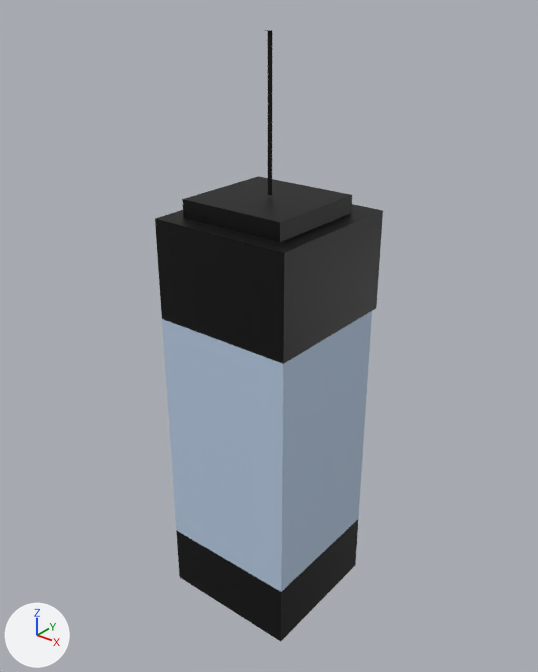
Renders of the glTF model assets/main_game_assets/building5.glb from each side of a commit.
Rendered twice from a 50 mm camera at (9.03, -11.26, 12.86) aimed at (-0.09, 0.13, 5.79). Arrows for +X, +Y and +Z are at lower left; the lights stay in place. The first picture is the older version. Where no turn or scale is listed for an object, it has been applied to the vertices.
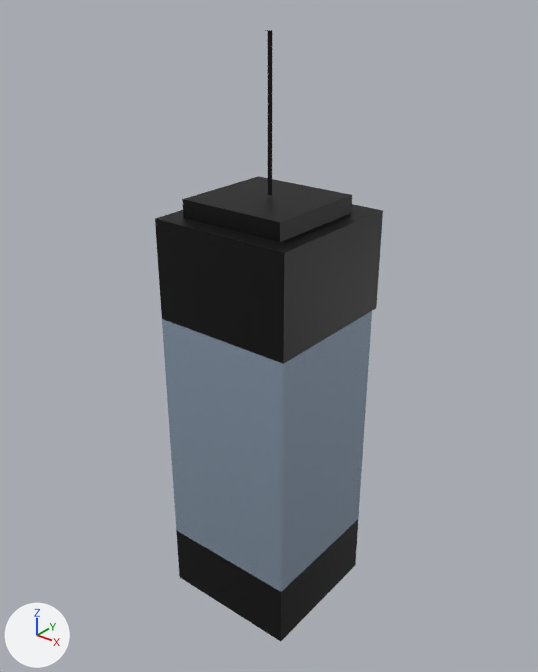
Commit message: Adjust building glass to be more reflective

What the commit changed:
In material 'Material.002' (mat_material_002), metallic goes from 0.0 to 0.75.

What differs and where, as boxes (x1, y1, x2, y2) in the pictures (538 x 672 px):
'Cube.004', surface changed (darker): (162, 309, 373, 595) in both
